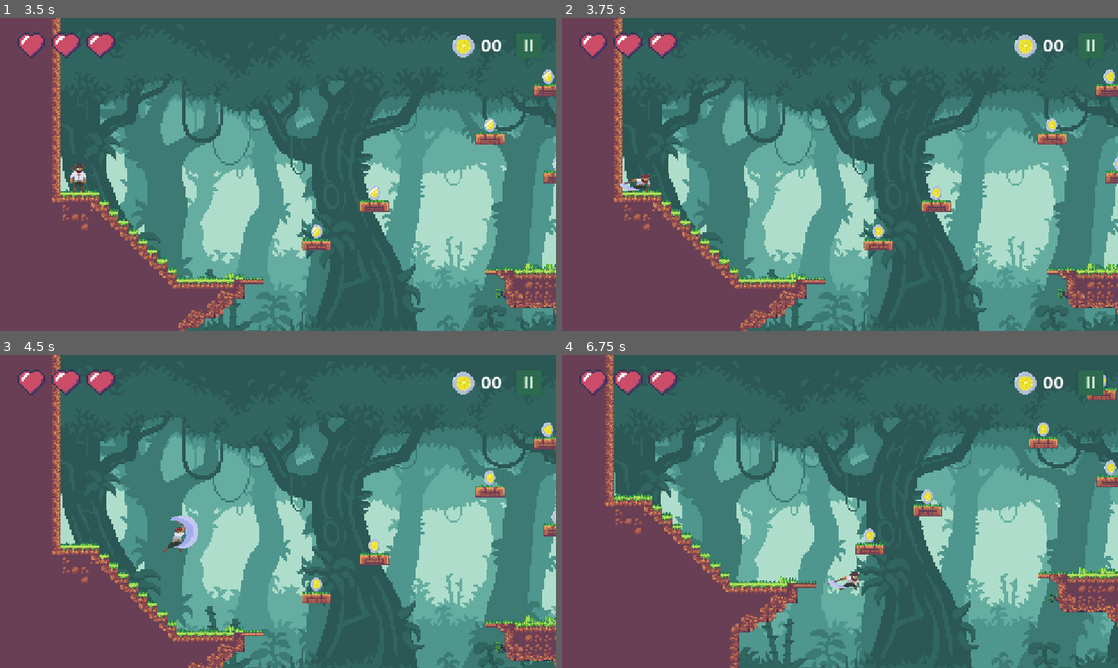
Above: before the commit, frames 1-4 (two rows, left to right).
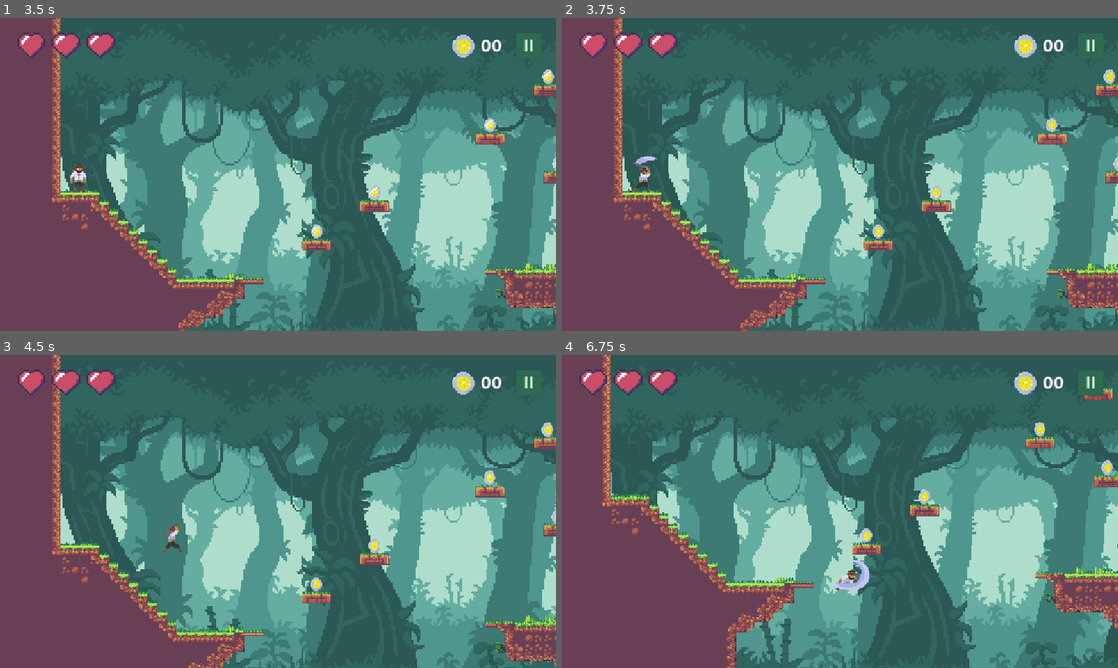
Above: after the commit, the same moments.

Repository: LYoshi02/TP-Videojuegos
Game: Godot game, scene res://pantallas/menu_principal/menu_principal.tscn
Two runs of this game, one before a commit and one after it. Both use one fixed random seed, a clock stepped at 60 frames per second and the inputs below.
Inputs (mouse positions are in pixels of both pictures, inside the frame that each line leads up to):
- Up to frame 1 (3.5 s): click "NIVELES" at 0.5 s; click "1" at 1.25 s; click "II" at 2 s; click "CONTINUAR" at 2.75 s
- Up to frame 2 (3.75 s): move the mouse to (962, 158) at 3.52 s; press the mouse at (962, 158) at 3.53 s; hold D (derecha) from 3.53 s (still down)
- Up to frame 3 (4.5 s): keep holding D (derecha); tap W (salto) at 3.77 s; move the mouse to (166, 527) at 4.27 s; release the mouse at (166, 527) at 4.28 s; click (166, 527) at 4.35 s
- Up to frame 4 (6.75 s): tap W (salto) at 4.52, 6.02 s; move the mouse to (895, 442) at 5.02 s; release D (derecha) at 5.03 s; press the mouse at (895, 442) at 5.03 s; hold A (izquierda) 5.03-5.78 s; move the mouse to (812, 574) at 5.77 s; release the mouse at (812, 574) at 5.78 s; hold D (derecha) from 5.78 s (still down); click (812, 574) at 5.85 s; move the mouse to (1006, 558) at 6.52 s; press the mouse at (1006, 558) at 6.53 s

Frame 1 is identical in both runs. In frame 2, 0.3% of the frame differs, in the area x 10-18%, y 44-56%; in frame 3, 0.4%; in frame 4, 11%, in the area x 7-100%, y 0-100%.

Commit message:
cambiar animaciones de ataque del personaje

Diff:
--- a/juego/personaje/personaje.gd
+++ b/juego/personaje/personaje.gd
@@ -22,9 +22,9 @@
 var timer_buffer_salto: float = 0
 var timer_coyote: float = 0
 var efectos_corte = [GLOBAL.EFECTOS_SONIDO["ATAQUE_MACHETE_1"], GLOBAL.EFECTOS_SONIDO["ATAQUE_MACHETE_2"],
-		GLOBAL.EFECTOS_SONIDO["ATAQUE_MACHETE_3"], GLOBAL.EFECTOS_SONIDO["ATAQUE_MACHETE_2"]]
+		GLOBAL.EFECTOS_SONIDO["ATAQUE_MACHETE_3"]]
 var nro_sfx_corte: int = 0
-var animaciones_ataque = ["atacar", "atacar2", "atacar3", "atacar2"]
+var animaciones_ataque = ["atacar", "atacar2", "atacar3"]
 var nro_animacion_ataque: int = 0
 
 func saltar():
@@ -176,7 +176,6 @@
 		game_manager.reaparecer_jugador(self)
 
 func reproducir_animacion_ataque():
-	print(animaciones_ataque[nro_animacion_ataque])
 	sprite_2d.play(animaciones_ataque[nro_animacion_ataque])
 
 func _on_animated_sprite_2d_animation_finished() -> void:
--- a/juego/personaje/personaje.tscn
+++ b/juego/personaje/personaje.tscn
@@ -1,11 +1,55 @@
-[gd_scene load_steps=36 format=3 uid="uid://du875us3dm6vj"]
+[gd_scene load_steps=37 format=3 uid="uid://du875us3dm6vj"]
 
 [ext_resource type="Script" uid="uid://bhvkywb3327pg" path="res://juego/personaje/personaje.gd" id="1_whg8i"]
 [ext_resource type="Texture2D" uid="uid://cneavkcsje0aj" path="res://assets/sprites/personaje/personaje_principal_v2.png" id="2_whg8i"]
 
+[sub_resource type="AtlasTexture" id="AtlasTexture_nf5c5"]
+atlas = ExtResource("2_whg8i")
+region = Rect2(150, 185, 50, 37)
+
+[sub_resource type="AtlasTexture" id="AtlasTexture_u7xfc"]
+atlas = ExtResource("2_whg8i")
+region = Rect2(200, 185, 50, 37)
+
+[sub_resource type="AtlasTexture" id="AtlasTexture_5rfu4"]
+atlas = ExtResource("2_whg8i")
+region = Rect2(250, 185, 50, 37)
+
+[sub_resource type="AtlasTexture" id="AtlasTexture_gvvv8"]
+atlas = ExtResource("2_whg8i")
+region = Rect2(300, 185, 50, 37)
+
+[sub_resource type="AtlasTexture" id="AtlasTexture_j14uj"]
+atlas = ExtResource("2_whg8i")
+region = Rect2(350, 185, 50, 37)
+
+[sub_resource type="AtlasTexture" id="AtlasTexture_whg8i"]
+atlas = ExtResource("2_whg8i")
+region = Rect2(350, 185, 50, 37)
+
+[sub_resource type="AtlasTexture" id="AtlasTexture_rcwp7"]
+atlas = ExtResource("2_whg8i")
+region = Rect2(50, 222, 50, 37)
+
+[sub_resource type="AtlasTexture" id="AtlasTexture_nfsjq"]
+atlas = ExtResource("2_whg8i")
+region = Rect2(100, 222, 50, 37)
+
+[sub_resource type="AtlasTexture" id="AtlasTexture_0p2h5"]
+atlas = ExtResource("2_whg8i")
+region = Rect2(150, 222, 50, 37)
+
+[sub_resource type="AtlasTexture" id="AtlasTexture_qa8ym"]
+atlas = ExtResource("2_whg8i")
+region = Rect2(200, 222, 50, 37)
+
+[sub_resource type="AtlasTexture" id="AtlasTexture_63bmm"]
+atlas = ExtResource("2_whg8i")
+region = Rect2(250, 222, 50, 37)
+
 [sub_resource type="AtlasTexture" id="AtlasTexture_5lwv7"]
 atlas = ExtResource("2_whg8i")
-region = Rect2(50, 222, 50, 37)
+region = Rect2(300, 222, 50, 37)
 
 [sub_resource type="AtlasTexture" id="AtlasTexture_02fx6"]
 atlas = ExtResource("2_whg8i")
@@ -22,46 +66,6 @@
 [sub_resource type="AtlasTexture" id="AtlasTexture_fnt20"]
 atlas = ExtResource("2_whg8i")
 region = Rect2(100, 259, 50, 37)
-
-[sub_resource type="AtlasTexture" id="AtlasTexture_nf5c5"]
-atlas = ExtResource("2_whg8i")
-region = Rect2(150, 185, 50, 37)
-
-[sub_resource type="AtlasTexture" id="AtlasTexture_u7xfc"]
-atlas = ExtResource("2_whg8i")
-region = Rect2(200, 185, 50, 37)
-
-[sub_resource type="AtlasTexture" id="AtlasTexture_5rfu4"]
-atlas = ExtResource("2_whg8i")
-region = Rect2(250, 185, 50, 37)
-
-[sub_resource type="AtlasTexture" id="AtlasTexture_gvvv8"]
-atlas = ExtResource("2_whg8i")
-region = Rect2(300, 185, 50, 37)
-
-[sub_resource type="AtlasTexture" id="AtlasTexture_j14uj"]
-atlas = ExtResource("2_whg8i")
-region = Rect2(350, 185, 50, 37)
-
-[sub_resource type="AtlasTexture" id="AtlasTexture_whg8i"]
-atlas = ExtResource("2_whg8i")
-region = Rect2(350, 185, 50, 37)
-
-[sub_resource type="AtlasTexture" id="AtlasTexture_rcwp7"]
-atlas = ExtResource("2_whg8i")
-region = Rect2(50, 222, 50, 37)
-
-[sub_resource type="AtlasTexture" id="AtlasTexture_nfsjq"]
-atlas = ExtResource("2_whg8i")
-region = Rect2(100, 222, 50, 37)
-
-[sub_resource type="AtlasTexture" id="AtlasTexture_0p2h5"]
-atlas = ExtResource("2_whg8i")
-region = Rect2(150, 222, 50, 37)
-
-[sub_resource type="AtlasTexture" id="AtlasTexture_qa8ym"]
-atlas = ExtResource("2_whg8i")
-region = Rect2(200, 222, 50, 37)
 
 [sub_resource type="AtlasTexture" id="AtlasTexture_ikvdb"]
 atlas = ExtResource("2_whg8i")
@@ -127,19 +131,19 @@
 animations = [{
 "frames": [{
 "duration": 1.0,
-"texture": SubResource("AtlasTexture_5lwv7")
-}, {
-"duration": 1.0,
-"texture": SubResource("AtlasTexture_02fx6")
-}, {
-"duration": 1.0,
-"texture": SubResource("AtlasTexture_nnsb4")
-}, {
-"duration": 1.0,
-"texture": SubResource("AtlasTexture_g0e6t")
-}, {
-"duration": 1.0,
-"texture": SubResource("AtlasTexture_fnt20")
+"texture": SubResource("AtlasTexture_nf5c5")
+}, {
+"duration": 1.0,
+"texture": SubResource("AtlasTexture_u7xfc")
+}, {
+"duration": 1.0,
+"texture": SubResource("AtlasTexture_5rfu4")
+}, {
+"duration": 1.0,
+"texture": SubResource("AtlasTexture_gvvv8")
+}, {
+"duration": 1.0,
+"texture": SubResource("AtlasTexture_j14uj")
 }],
 "loop": false,
 "name": &"atacar",
@@ -147,19 +151,19 @@
 }, {
 "frames": [{
 "duration": 1.0,
-"texture": SubResource("AtlasTexture_nf5c5")
-}, {
-"duration": 1.0,
-"texture": SubResource("AtlasTexture_u7xfc")
-}, {
-"duration": 1.0,
-"texture": SubResource("AtlasTexture_5rfu4")
-}, {
-"duration": 1.0,
-"texture": SubResource("AtlasTexture_gvvv8")
-}, {
-"duration": 1.0,
-"texture": SubResource("AtlasTexture_j14uj")
+"texture": SubResource("AtlasTexture_whg8i")
+}, {
+"duration": 1.0,
+"texture": SubResource("AtlasTexture_rcwp7")
+}, {
+"duration": 1.0,
+"texture": SubResource("AtlasTexture_nfsjq")
+}, {
+"duration": 1.0,
+"texture": SubResource("AtlasTexture_0p2h5")
+}, {
+"duration": 1.0,
+"texture": SubResource("AtlasTexture_qa8ym")
 }],
 "loop": false,
 "name": &"atacar2",
@@ -167,19 +171,22 @@
 }, {
 "frames": [{
 "duration": 1.0,
-"texture": SubResource("AtlasTexture_whg8i")
-}, {
-"duration": 1.0,
-"texture": SubResource("AtlasTexture_rcwp7")
-}, {
-"duration": 1.0,
-"texture": SubResource("AtlasTexture_nfsjq")
-}, {
-"duration": 1.0,
-"texture": SubResource("AtlasTexture_0p2h5")
-}, {
-"duration": 1.0,
-"texture": SubResource("AtlasTexture_qa8ym")
+"texture": SubResource("AtlasTexture_63bmm")
+}, {
+"duration": 1.0,
+"texture": SubResource("AtlasTexture_5lwv7")
+}, {
+"duration": 1.0,
+"texture": SubResource("AtlasTexture_02fx6")
+}, {
+"duration": 1.0,
+"texture": SubResource("AtlasTexture_nnsb4")
+}, {
+"duration": 1.0,
+"texture": SubResource("AtlasTexture_g0e6t")
+}, {
+"duration": 1.0,
+"texture": SubResource("AtlasTexture_fnt20")
 }],
 "loop": false,
 "name": &"atacar3",
@@ -262,8 +269,10 @@
 
 [node name="AnimatedSprite2D" type="AnimatedSprite2D" parent="."]
 sprite_frames = SubResource("SpriteFrames_s5i2y")
-animation = &"atacar"
+animation = &"atacar3"
 autoplay = "idle"
+frame = 5
+frame_progress = 1.0
 
 [node name="CollisionShape2D" type="CollisionShape2D" parent="."]
 position = Vector2(-0.5, 3.5)
